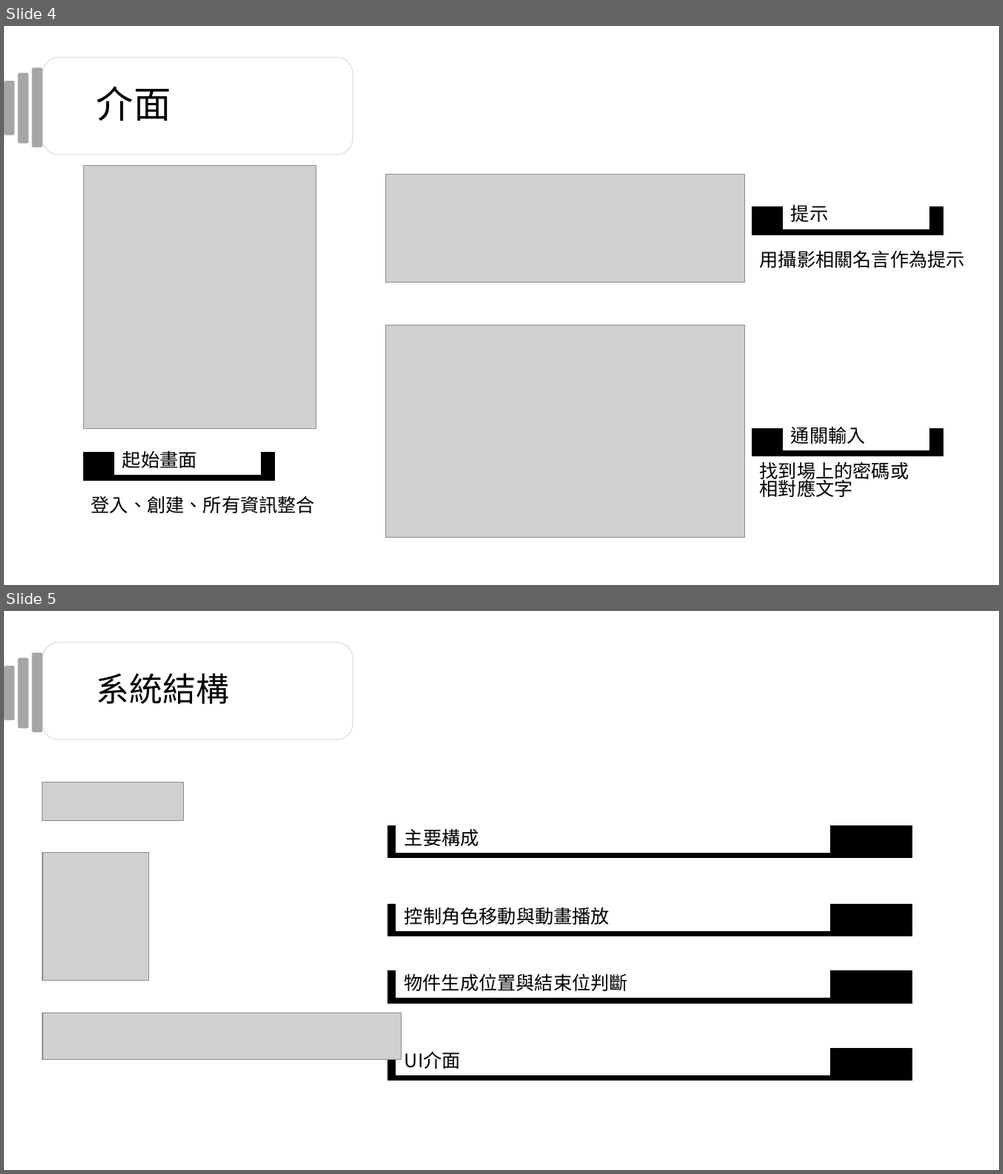
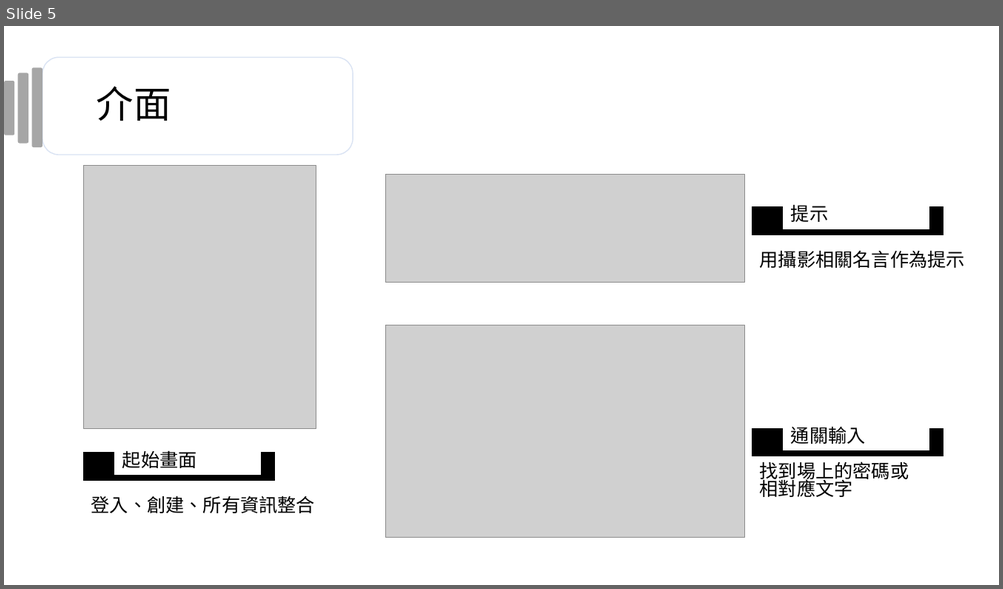
Before and after one commit to Diyo11/LHung, a slide deck: Portfolio/compile/game_exhibition/photography_sequel.pptx. Shown one above the other, each under a label of ours: slides 4 and 5 before the commit, slide 5 after it. The pictures are 1003x1174 and 1003x589 pixels, drawn with LibreOffice and Linux fonts; fonts in the diff are those of the drawing; grey boxes stand for pictures. Boxes give left, top, right and bottom in pixels: in the first picture for what was removed or moved away, otherwise in the second. Text is boxed around its words. In the diff, an @@ line names an element or a change of style, - is before the commit and + after.

```diff
--- a/Portfolio/compile/game_exhibition/photography_sequel.pptx
+++ b/Portfolio/compile/game_exhibition/photography_sequel.pptx
@@ slide 5 removed at box(4, 611, 999, 1170), background #FFFFFF @@
@@ rounded rectangle removed at box(31, 652, 42, 732) @@
@@ rounded rectangle removed at box(42, 642, 353, 740) @@
@@ rounded rectangle removed at box(4, 666, 14, 720) @@
@@ rounded rectangle removed at box(18, 658, 28, 728) @@
@@ text removed at box(96, 673, 229, 704) @@
-系統結構
@@ picture removed at box(42, 783, 184, 820) @@
@@ rectangle removed at box(388, 826, 912, 858) @@
@@ rectangle removed at box(396, 820, 830, 853) @@
@@ text removed at box(404, 829, 479, 846) @@
-主要構成
@@ picture removed at box(42, 853, 150, 981) @@
@@ rectangle removed at box(396, 899, 830, 931) @@
@@ rectangle removed at box(388, 904, 912, 937) @@
@@ text removed at box(404, 907, 609, 925) @@
-控制角色移動與動畫播放
@@ rectangle removed at box(388, 971, 912, 1003) @@
@@ rectangle removed at box(395, 966, 829, 998) @@
@@ text removed at box(404, 974, 628, 991) @@
-物件生成位置與結束位判斷
@@ picture removed at box(42, 1013, 401, 1060) @@
@@ rectangle removed at box(388, 1049, 912, 1081) @@
@@ rectangle removed at box(396, 1044, 830, 1076) @@
@@ text removed at box(404, 1052, 461, 1069) @@
-UI介面
@@ what was slide 4 is now slide 5 @@
```
Also in this commit, not shown: 2 slides added, 5 other files.
